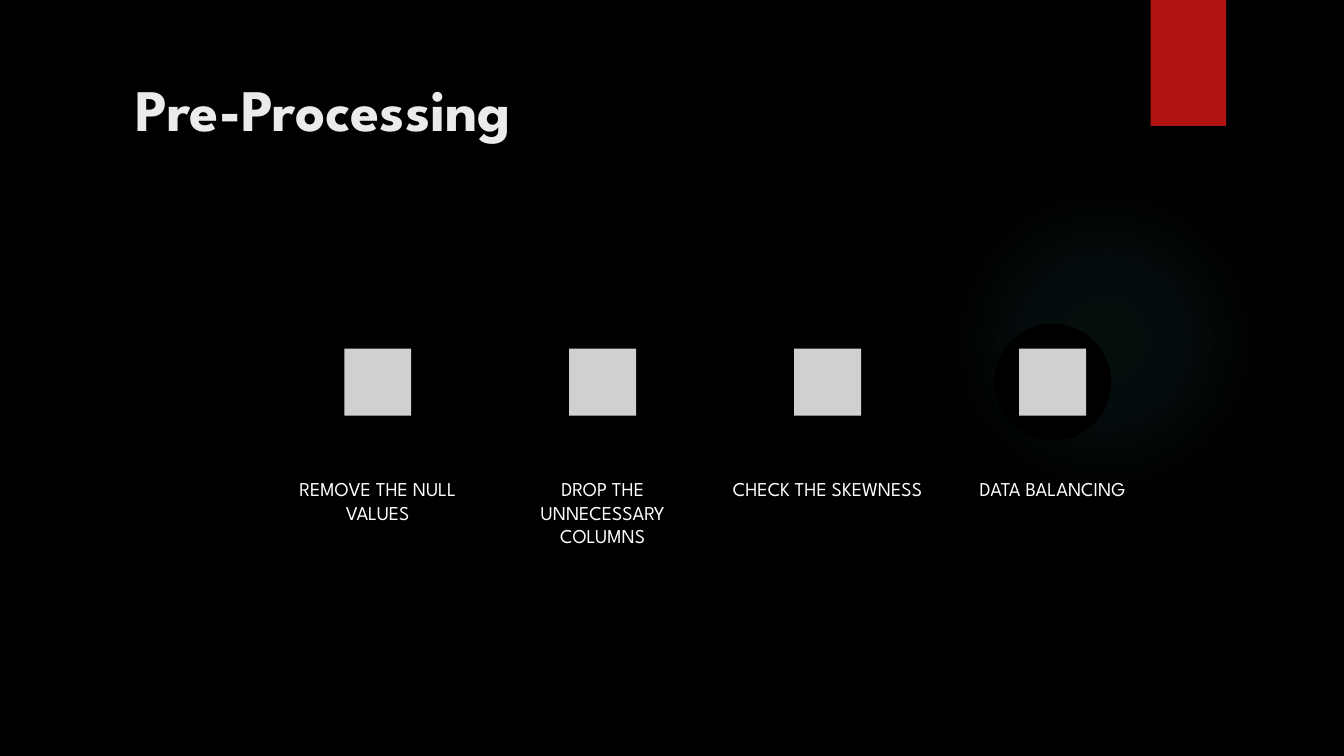
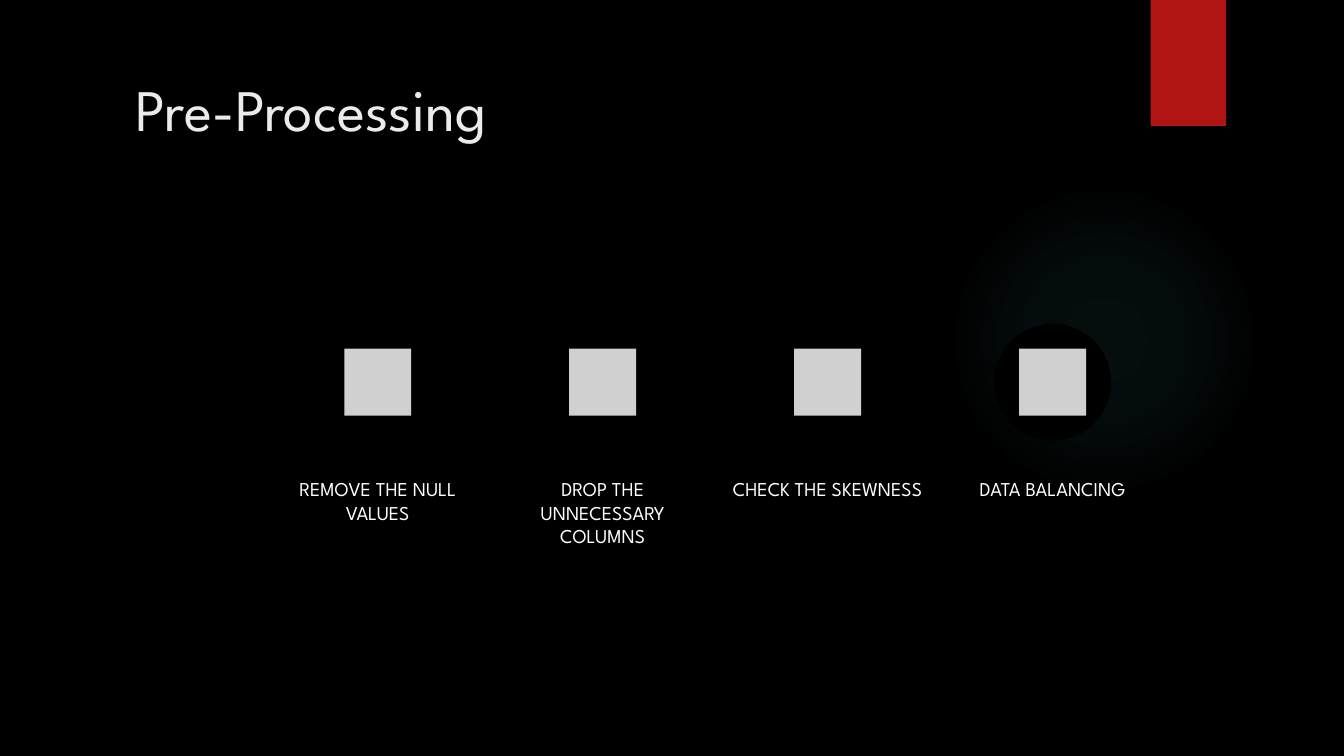
Before and after one commit to varinderjit123/LOS, a slide deck: slide 13 of LOS_Presentation.pptx. Drawn at 1344x756 pixels with LibreOffice and Linux fonts; fonts in the diff are those of the drawing; grey boxes stand for pictures; background and template pictures are left out. Boxes give left, top, right and bottom in pixels: in the first picture for what was removed or moved away, otherwise in the second. Text is boxed around its words. In the diff, an @@ line names an element or a change of style, - is before the commit and + after.

```diff
--- a/LOS_Presentation.pptx
+++ b/LOS_Presentation.pptx
@@ title "Pre-Processing" at [136,92,487,144]: bold off @@
```
Also in this commit, not shown: 1 other slide changed, 8 slides added.
